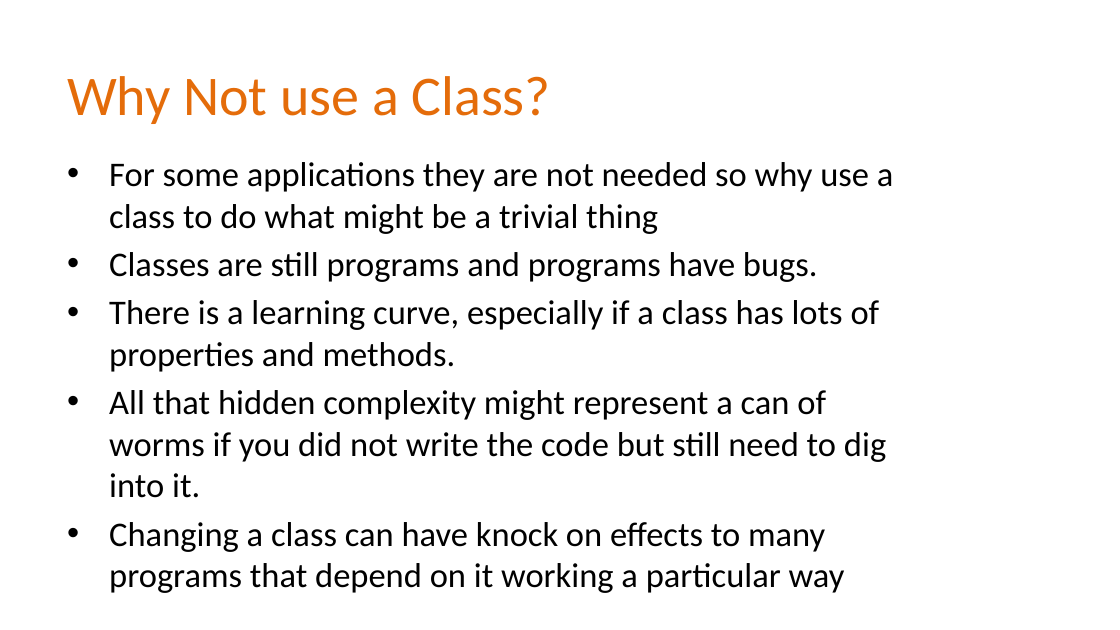
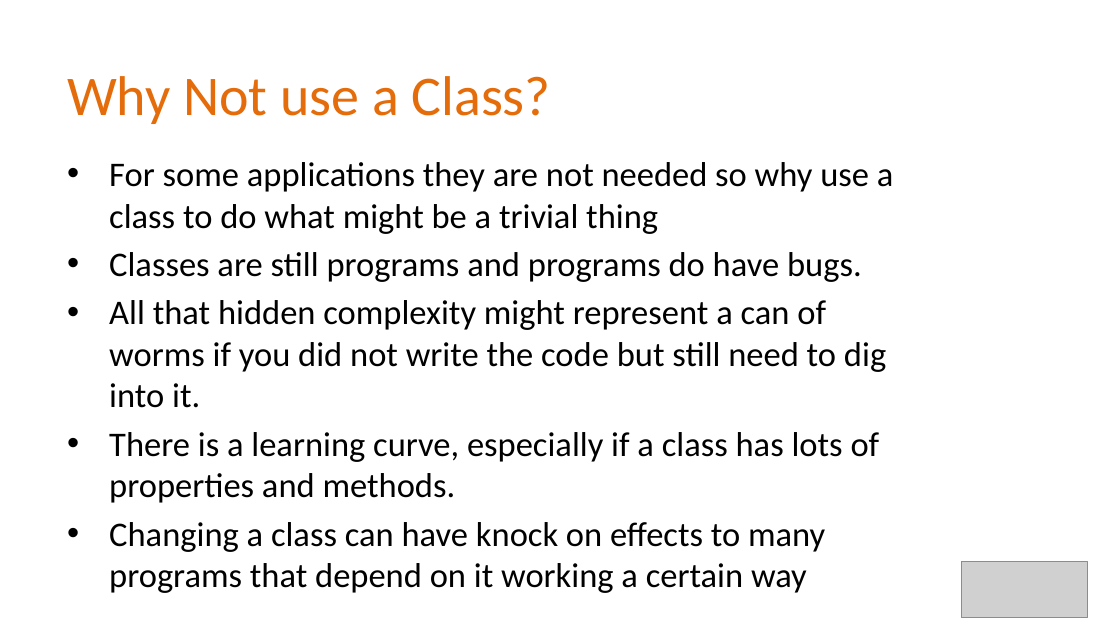
Before and after one commit to Alan-Lomax/MERG-SIG-Presentations, a slide deck: slide 19 of Part 4 - Introduction to Class Programming.pptx (slide 11 before the commit). Drawn at 1120x630 pixels with LibreOffice and Linux fonts; fonts in the diff are those of the drawing; grey boxes stand for pictures; background and template pictures are left out. Boxes give left, top, right and bottom in pixels: in the first picture for what was removed or moved away, otherwise in the second. Text is boxed around its words. In the diff, an @@ line names an element or a change of style, - is before the commit and + after.

Commit message:
Rev 1.1
Minor Revisions.
Improved style
Adding types and structures as a lead into discussion about classes

```diff
--- a/Part 4 - Introduction to Class Programming.pptx
+++ b/Part 4 - Introduction to Class Programming.pptx
@@ text at (x1=109, y1=252, x2=886, y2=408): text changed @@
-• Classes are still programs and programs have bugs.
+• Classes are still programs and programs do have bugs.
+• All that hidden complexity might represent a can of worms if you did not write the code but still need to dig into it.
@@ text at (x1=109, y1=522, x2=825, y2=593): text changed @@
-• All that hidden complexity might represent a can of worms if you did not write the code but still need to dig into it.
-• Changing a class can have knock on effects to many programs that depend on it working a particular way
+• Changing a class can have knock on effects to many programs that depend on it working a certain way
@@ picture added at (x1=961, y1=561, x2=1086, y2=617) @@
```
Also in this commit, not shown: 15 other slides changed, 4 slides added, 2 slides removed, 1 other file.
